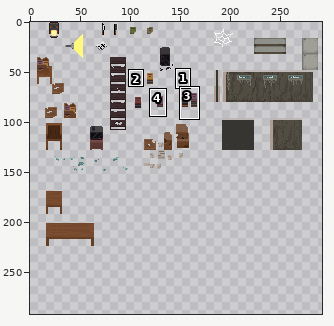
Sprite sheet: assets/level4/GDlevel4.png. Above: a wide view before the commit, with the close-up outlined.
Close-up. First the earlier version:
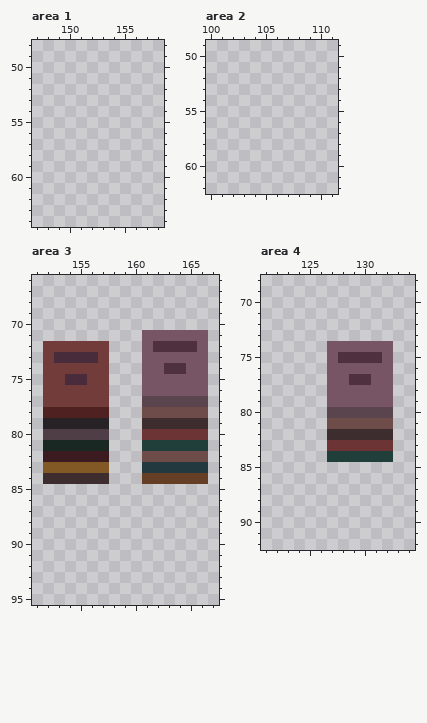
The file is 300x300 pixels. Pixels under 10% opacity are left out. Colours within 5 levels of each other are drawn and written as one. Shown: area 1: x 147..158, y 48..64; area 2: x 100..111, y 49..62; area 3: x 151..167, y 66..95; area 4: x 121..134, y 68..92. The wide view leaves out empty margins. The commit also changed other parts of the picture, which this record leaves out.
The result:
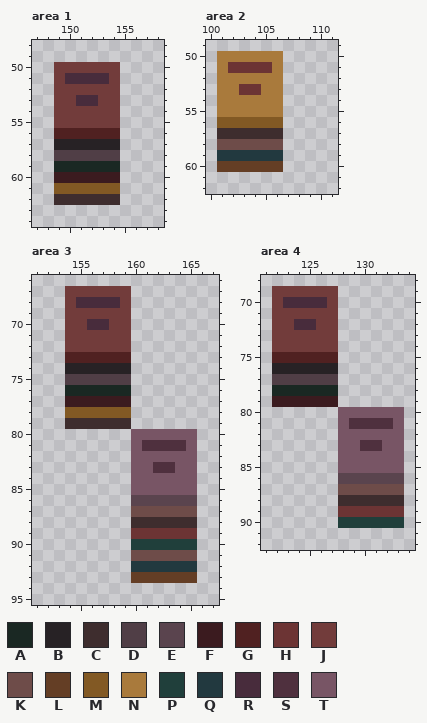
Palette (. is transparent): A #1a2823  B #272225  C #3e2d2e  D #503e46  E #5a444e  F #3b1b1f  G #502121  H #6c3434  J #723c3b  K #6e4c49  L #643e25  M #825924  N #a97a3c  P #203f3b  Q #22393f  R #482c3c  S #4f303e  T #785565
Difference:
Changed rows in their new state; - is an unchanged pixel.
Area 1:
first column x 149:
50 JJJJJJ
51 JRRRRJ
52 JJJJJJ
53 JJRRJJ
54 JJJJJJ
55 JJJJJJ
56 GGGGGG
57 BBBBBB
58 DDDDDD
59 AAAAAA
60 FFFFFF
61 MMMMMM
62 CCCCCC
Area 2:
first column x 101:
50 NNNNNN
51 NHHHHN
52 NNNNNN
53 NNHHNN
54 NNNNNN
55 NNNNNN
56 MMMMMM
57 CCCCCC
58 KKKKKK
59 QQQQQQ
60 LLLLLL
Area 3:
first column x 152:
67 --JJJJJJ-------
68 --JRRRRJ-------
69 --JJJJJJ-------
70 --JJRRJJ-------
71 --JJJJJJ-......
72 ..----JJ-......
73 ..GGGGGG-......
74 ..BBBBBB-......
75 ..DDDDDD-......
76 ..AAAAAA-......
77 ..FFFFFF-......
78 ..MMMMMM-......
79 ..CCCCCC-......
80 ......--TTTTTT.
81 ......--TSSSST.
82 ......--TTTTTT.
83 ......--TTSSTT.
84 ......--TTTTTT.
85 --------TTTTTT-
86 --------EEEEEE-
87 --------KKKKKK-
88 --------CCCCCC-
89 --------HHHHHH-
90 --------PPPPPP-
91 --------KKKKKK-
92 --------QQQQQQ-
93 --------LLLLLL-
Area 4:
first column x 122:
69 JJJJJJ------
70 JRRRRJ------
71 JJJJJJ------
72 JJRRJJ------
73 JJJJJJ------
74 JJJJJJ.....-
75 GGGGGG.....-
76 BBBBBB.....-
77 DDDDDD.....-
78 AAAAAA.....-
79 FFFFFF.....-
80 -----.TTTTTT
81 -----.TSSSST
82 -----.TTTTTT
83 -----.TTSSTT
84 -----.TTTTTT
85 ------TTTTTT
86 ------EEEEEE
87 ------KKKKKK
88 ------CCCCCC
89 ------HHHHHH
90 ------PPPPPP
Where, in picture pixels (left, top, right, bottom), the same in both close-ups:
added: (54, 62, 120, 205)
added: (217, 51, 283, 172)
changed: (43, 286, 208, 583)
changed: (272, 286, 404, 528)
